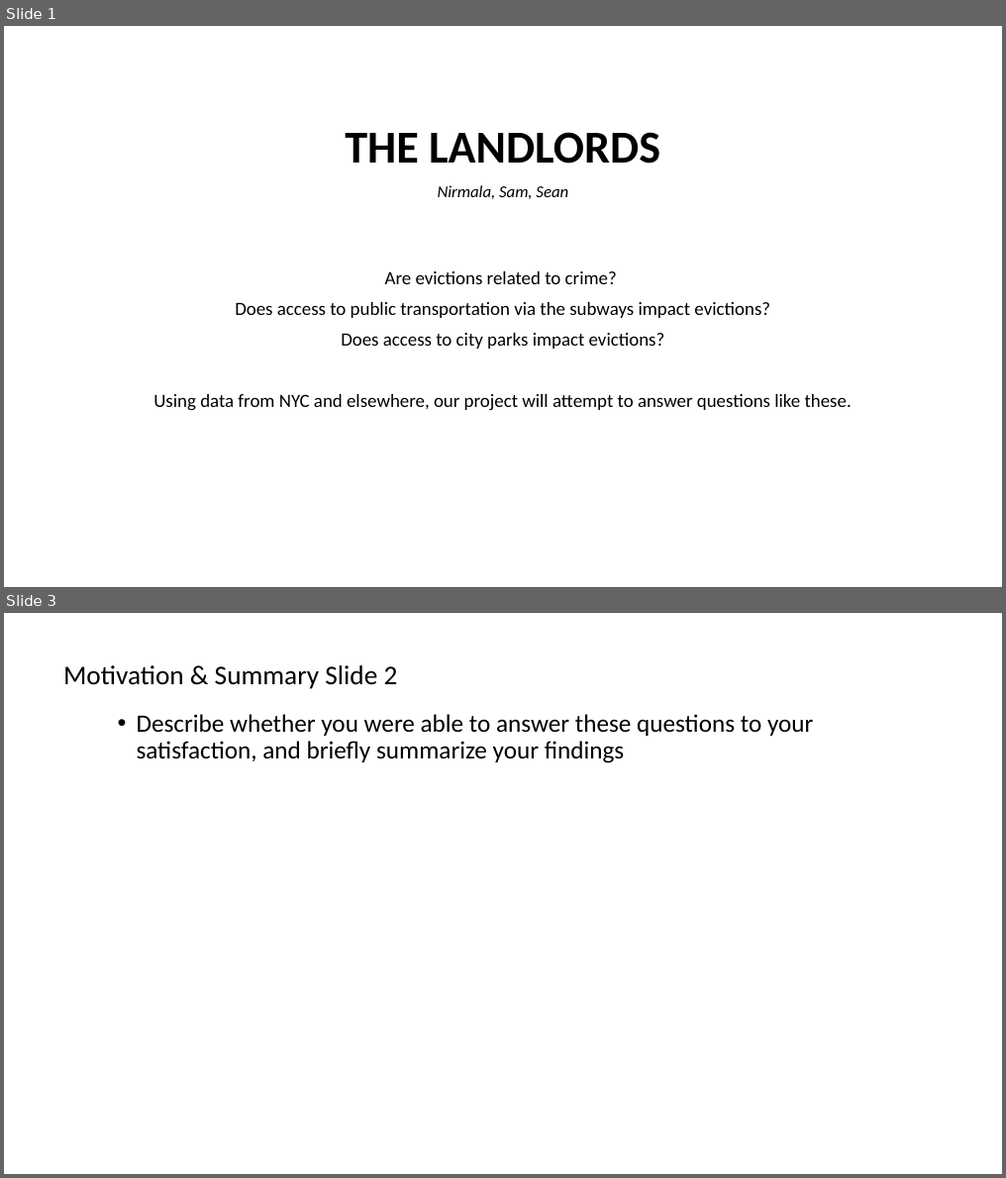
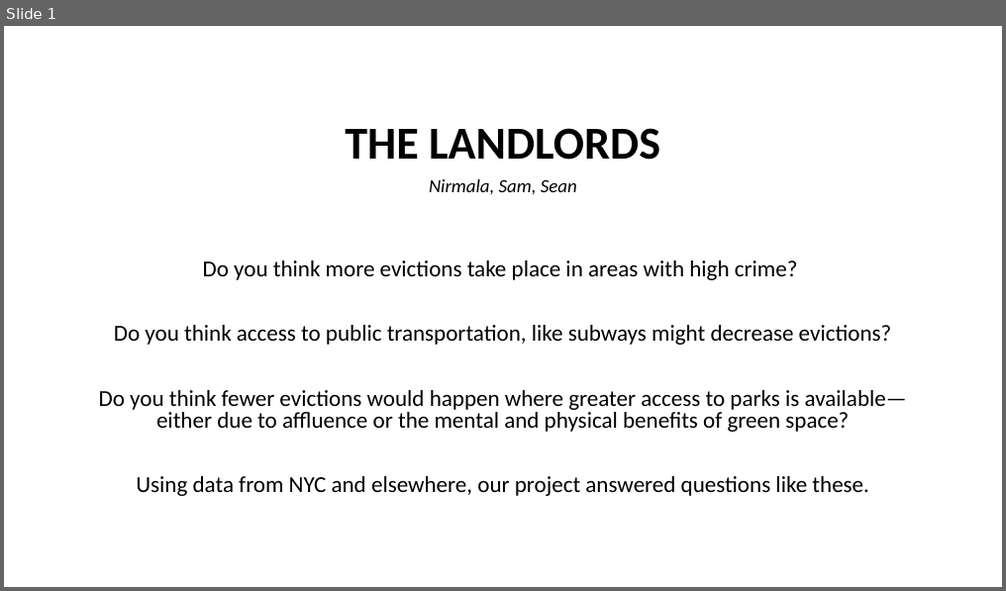
Before and after one commit to smaups/Project_1, a slide deck: proposal.pptx. Shown one above the other, each under a label of ours: slides 1 and 3 before the commit, slide 1 after it; the slides between them are not shown. The pictures are 1006x1178 and 1006x591 pixels, drawn with LibreOffice and Linux fonts; fonts in the diff are those of the drawing. Boxes give left, top, right and bottom in pixels: in the first picture for what was removed or moved away, otherwise in the second. Text is boxed around its words. In the diff, an @@ line names an element or a change of style, - is before the commit and + after.

```diff
--- a/proposal.pptx
+++ b/proposal.pptx
@@ slide 3 removed at bbox=[4, 613, 1002, 1174], background #FFFFFF @@
@@ text removed at bbox=[63, 665, 398, 689] @@
-Motivation & Summary Slide 2
@@ text removed at bbox=[137, 714, 813, 763] @@
-  • Describe whether you were able to answer these questions to your satisfaction, and briefly summarize your findings
@@ slide 1 changed as well @@
@@ text at bbox=[345, 128, 660, 194]: size 16 to 18 pt in "Nirmala, Sam, Sean"; line spacing 0.9 to 0.8 @@
@@ text at bbox=[99, 261, 907, 496]: text changed; size 18 to 22 pt @@
-Are evictions related to crime?
-Does access to public transportation via the subways impact evictions?
-Does access to city parks impact evictions?
-Using data from NYC and elsewhere, our project will attempt to answer questions like these.
+Do you think more evictions take place in areas with high crime?
+Do you think access to public transportation, like subways might decrease evictions?
+Do you think fewer evictions would happen where greater access to parks is available—either due to affluence or the mental and physical benefits of green space?
+Using data from NYC and elsewhere, our project answered questions like these.
```
Also in this commit, not shown: 5 other slides changed, 3 slides added, 1 other slide removed, 2 other files.
